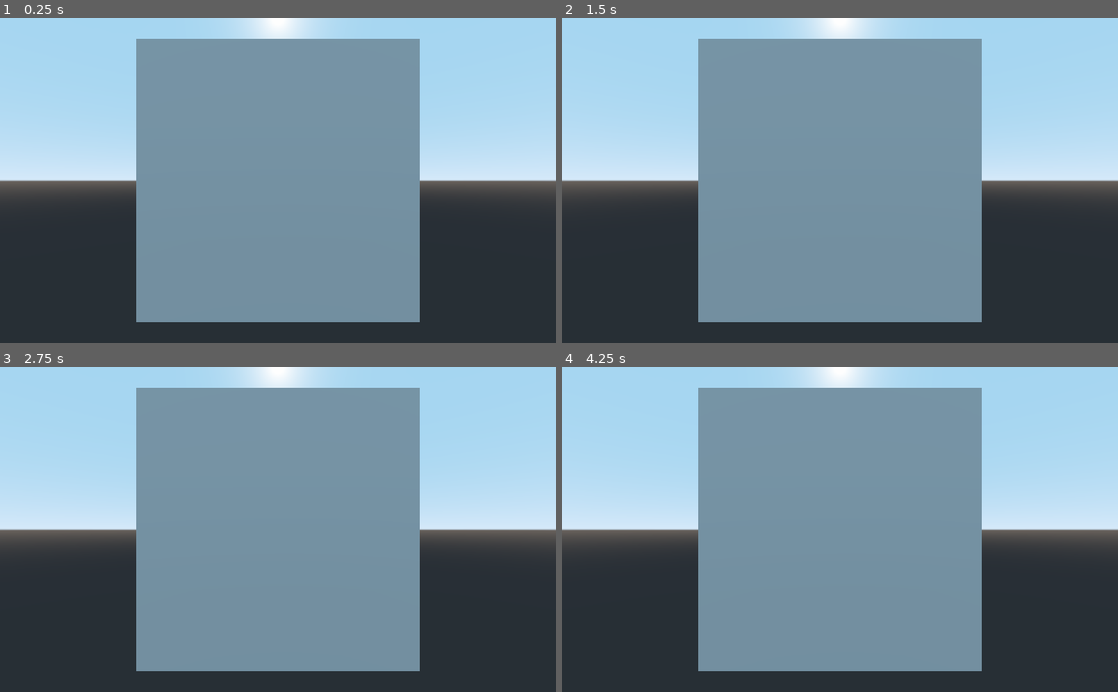
Above: before the commit, frames 1-4 (two rows, left to right).
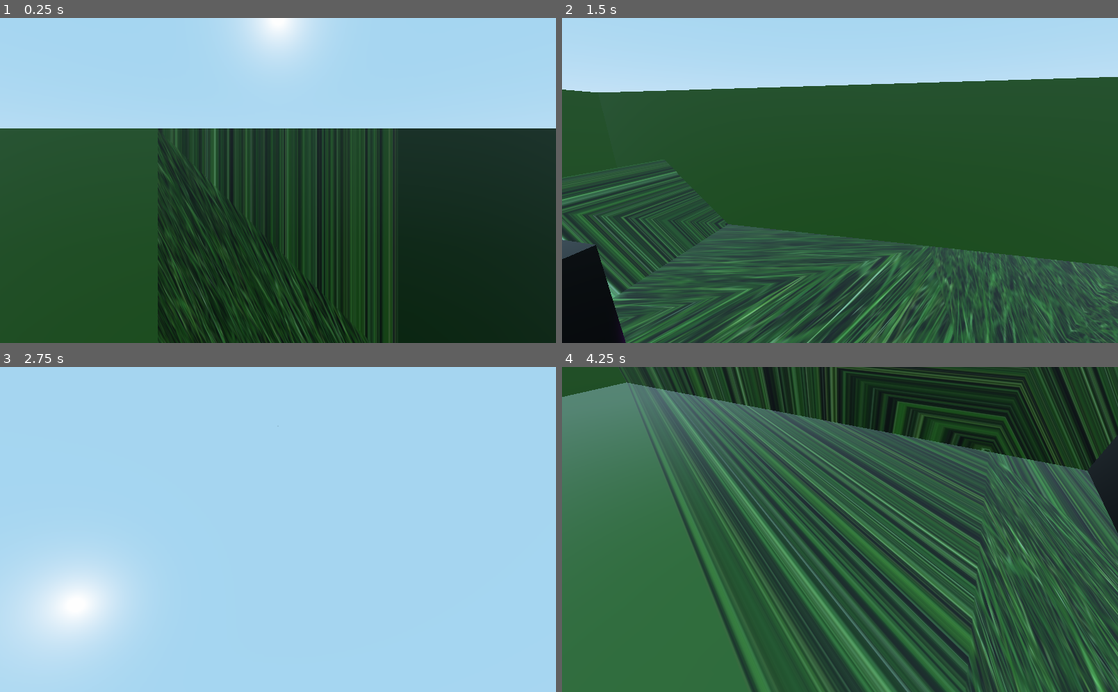
Above: after the commit, the same moments.

Repository: xackery/hauntedps1-2020
Game: Godot game, scene res://zoo.tscn
Two runs of this game, one before a commit and one after it. Both use one fixed random seed, a clock stepped at 60 frames per second and the inputs below.
Inputs (mouse positions are in pixels of both pictures, inside the frame that each line leads up to):
- Up to frame 1 (0.25 s): no input
- Up to frame 2 (1.5 s): tap Enter at 0.5 s; move the mouse to (962, 164) at 0.52 s; hold D (strafe right, bound only after the commit) 0.53-1.28 s; move the mouse to (728, 196) at 1.27 s; hold S (backward, bound only after the commit) from 1.28 s (still down)
- Up to frame 3 (2.75 s): move the mouse to (333, 458) at 2.02 s; release S (backward, bound only after the commit) at 2.03 s; hold D (strafe right, bound only after the commit) from 2.03 s (still down)
- Up to frame 4 (4.25 s): tap Space at 2.75 s; move the mouse to (812, 594) at 2.77 s; release D (strafe right, bound only after the commit) at 2.78 s; hold W (forward, bound only after the commit) 2.78-3.53 s; move the mouse to (1006, 578) at 3.52 s; hold A (strafe left, bound only after the commit) from 3.53 s (still down)

The runs differ from the first frame. In frame 1, 78% of the frame differs, in the area x 0-100%, y 6-100%; in frame 2, 82%; in frame 3, 78%; in frame 4, 96%, in the area x 0-100%, y 0-100%.

Commit message:
added level to godot scene

Diff:
--- a/godot/project.godot
+++ b/godot/project.godot
@@ -19,6 +19,29 @@
 run/main_scene="res://zoo.tscn"
 config/icon="res://icon.png"
 
+[input]
+
+forward={
+"deadzone": 0.5,
+"events": [ Object(InputEventKey,"resource_local_to_scene":false,"resource_name":"","device":0,"alt":false,"shift":false,"control":false,"meta":false,"command":false,"pressed":false,"scancode":87,"unicode":0,"echo":false,"script":null)
+ ]
+}
+backward={
+"deadzone": 0.5,
+"events": [ Object(InputEventKey,"resource_local_to_scene":false,"resource_name":"","device":0,"alt":false,"shift":false,"control":false,"meta":false,"command":false,"pressed":false,"scancode":83,"unicode":0,"echo":false,"script":null)
+ ]
+}
+"strafe left"={
+"deadzone": 0.5,
+"events": [ Object(InputEventKey,"resource_local_to_scene":false,"resource_name":"","device":0,"alt":false,"shift":false,"control":false,"meta":false,"command":false,"pressed":false,"scancode":65,"unicode":0,"echo":false,"script":null)
+ ]
+}
+"strafe right"={
+"deadzone": 0.5,
+"events": [ Object(InputEventKey,"resource_local_to_scene":false,"resource_name":"","device":0,"alt":false,"shift":false,"control":false,"meta":false,"command":false,"pressed":false,"scancode":68,"unicode":0,"echo":false,"script":null)
+ ]
+}
+
 [rendering]
 
 environment/default_environment="res://default_env.tres"
--- a/godot/zoo.tscn
+++ b/godot/zoo.tscn
@@ -1,11 +1,16 @@
-[gd_scene load_steps=2 format=2]
+[gd_scene load_steps=4 format=2]
 
-[ext_resource path="res://art/box/box2.glb" type="PackedScene" id=1]
+[ext_resource path="res://art/box/box3.glb" type="PackedScene" id=1]
+[ext_resource path="res://art/box/terrain.glb" type="PackedScene" id=2]
+[ext_resource path="res://src/freeFlyCamera.gd" type="Script" id=3]
 
 [node name="Spatial" type="Spatial"]
 
 [node name="Camera" type="Camera" parent="."]
-transform = Transform( 1, 0, 0, 0, 1, 0, 0, 0, 1, 0, 0, 0.926263 )
+transform = Transform( 1, 0, 0, 0, 1, 0, 0, 0, 1, 0, 1.56665, 0.926263 )
+script = ExtResource( 3 )
 
-[node name="box2" parent="Camera" instance=ExtResource( 1 )]
-transform = Transform( 1, 0, 0, 0, 1, 0, 0, 0, 1, 0, 0, -2.63712 )
+[node name="box3" parent="." instance=ExtResource( 1 )]
+transform = Transform( 0.5, 0, 0, 0, 0.5, 0, 0, 0, 0.5, 0, 0.788478, 2.80929 )
+
+[node name="terrain" parent="." instance=ExtResource( 2 )]
Binary file changed: godot/art/box/box2.glb
Not shown, changed: godot/art/box/box2.blend
